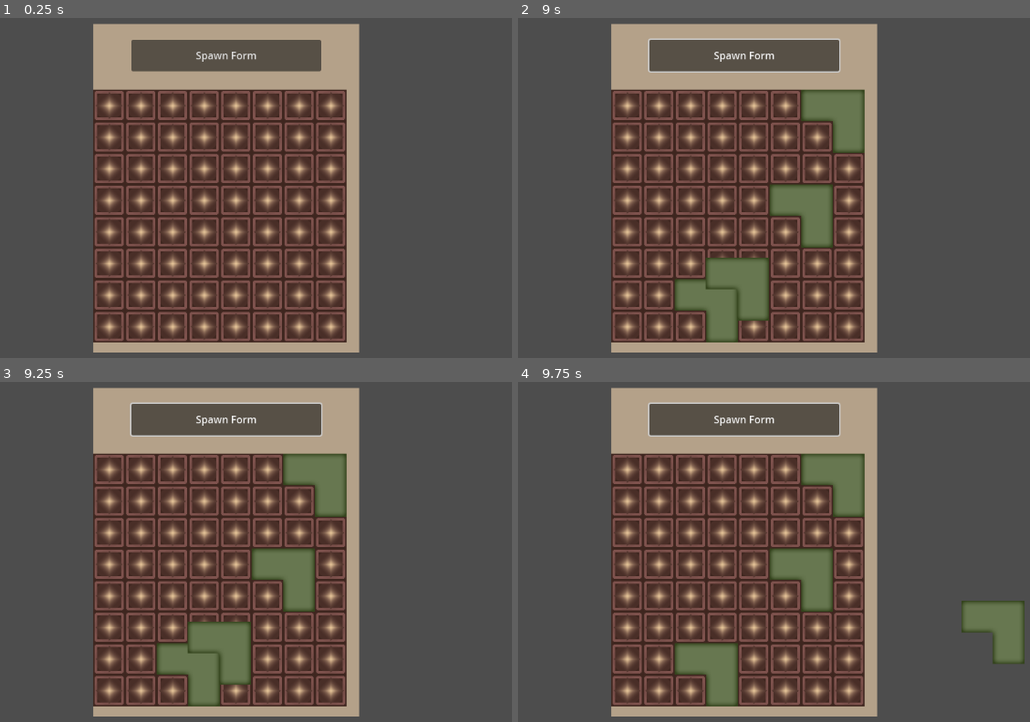
Above: before the commit, frames 1-4 (two rows, left to right).
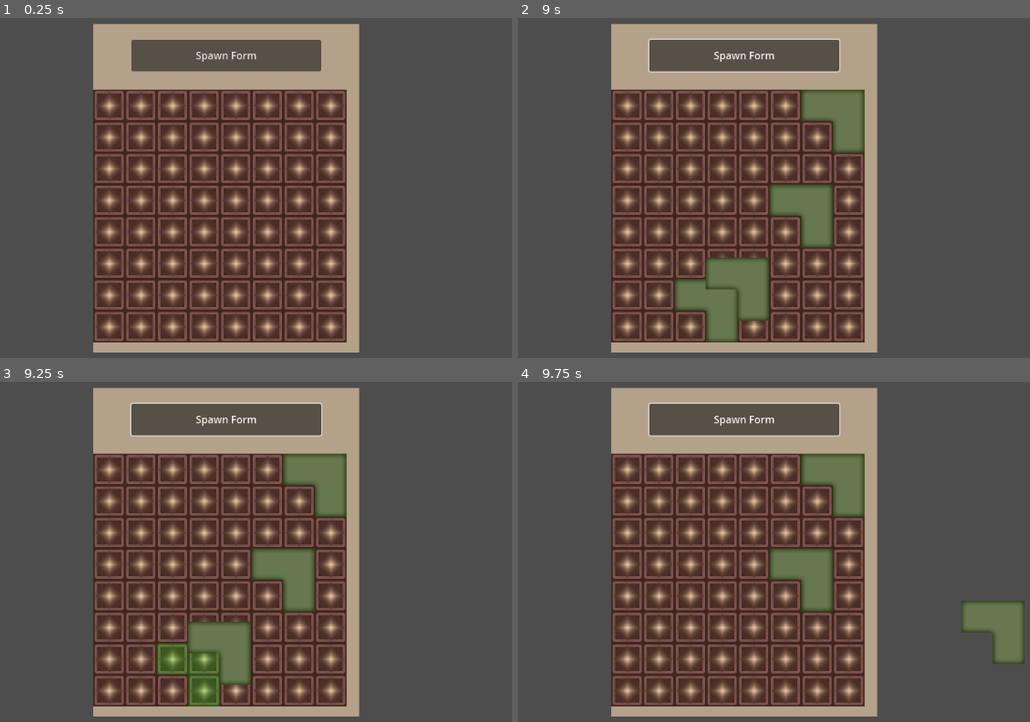
Above: after the commit, the same moments.

Repository: Bloham/LD54-Limited_Space
Game: Godot game, scene res://main.tscn
The game is run twice, just before and just after one commit, with the same random seed, the same clock (stepped at 60 frames per second) and the same inputs. The project has no main scene, so this scene is started directly.
Inputs (mouse positions are in pixels of both pictures, inside the frame that each line leads up to):
- Up to frame 1 (0.25 s): no input
- Up to frame 2 (9 s): click "Spawn Form" at 0.5 s; click "Spawn Form" at 1.25 s; click "Spawn Form" at 2 s; tap Enter at 2.75, 4.25, 5.75 s; move the mouse to (738, 290) at 2.77 s; click (738, 290) at 2.85 s; tap Space at 3.5, 5, 6.5 s; move the mouse to (994, 269) at 3.52 s; click (994, 269) at 3.6 s; move the mouse to (553, 147) at 4.27 s; right-click (553, 147) at 4.35 s; click (553, 147) at 4.55 s; move the mouse to (809, 208) at 5.02 s; click (809, 208) at 5.1 s; move the mouse to (666, 106) at 5.77 s; click (666, 106) at 5.85 s; move the mouse to (932, 188) at 6.52 s; right-click (932, 188) at 6.6 s; click (932, 188) at 6.8 s; move the mouse to (630, 228) at 7.27 s; click (630, 228) at 7.35 s; move the mouse to (845, 116) at 8.02 s; click (845, 116) at 8.1 s; move the mouse to (738, 290) at 8.77 s; right-click (738, 290) at 8.85 s
- Up to frame 3 (9.25 s): click (220, 654) at 9.05 s
- Up to frame 4 (9.75 s): move the mouse to (994, 633) at 9.52 s; click (994, 633) at 9.6 s

Frames 1-2 are identical in both runs. In frame 3, 0.9% of the frame differs, in the area x 30-43%, y 77-95%; in frame 4, 1.7%, in the area x 30-43%, y 76-96%.
Error in both runs: Invalid access of index '90001' on a base object of type: 'Array'. (res://inventory.gd:119)

Commit message:
Rotate Item

Diff:
--- a/inventory.gd
+++ b/inventory.gd
@@ -131,3 +131,14 @@
 func pick_item():
 	if not current_slot or not current_slot.item_stored:
 		return
+
+	item_held = current_slot.item_stored
+	item_held.selected = true
+
+	for grid in item_held.item_grids:
+		var grid_to_check = item_held.grid_ancor.slot_ID + grid[0] + grid[1] * col_count
+		grid_array[grid_to_check].state = grid_array[grid_to_check].States.FREE
+		grid_array[grid_to_check].item_stored = null
+
+	check_slot_availability(current_slot)
+	set_grids.call_deferred(current_slot)
